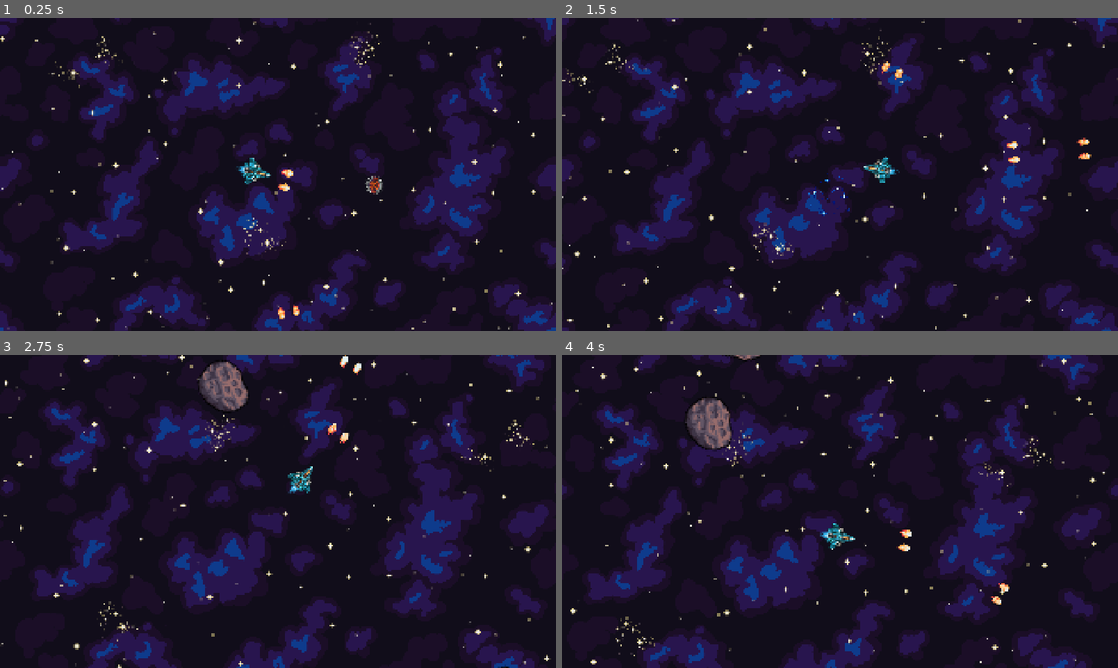
Above: before the commit, frames 1-4 (two rows, left to right).
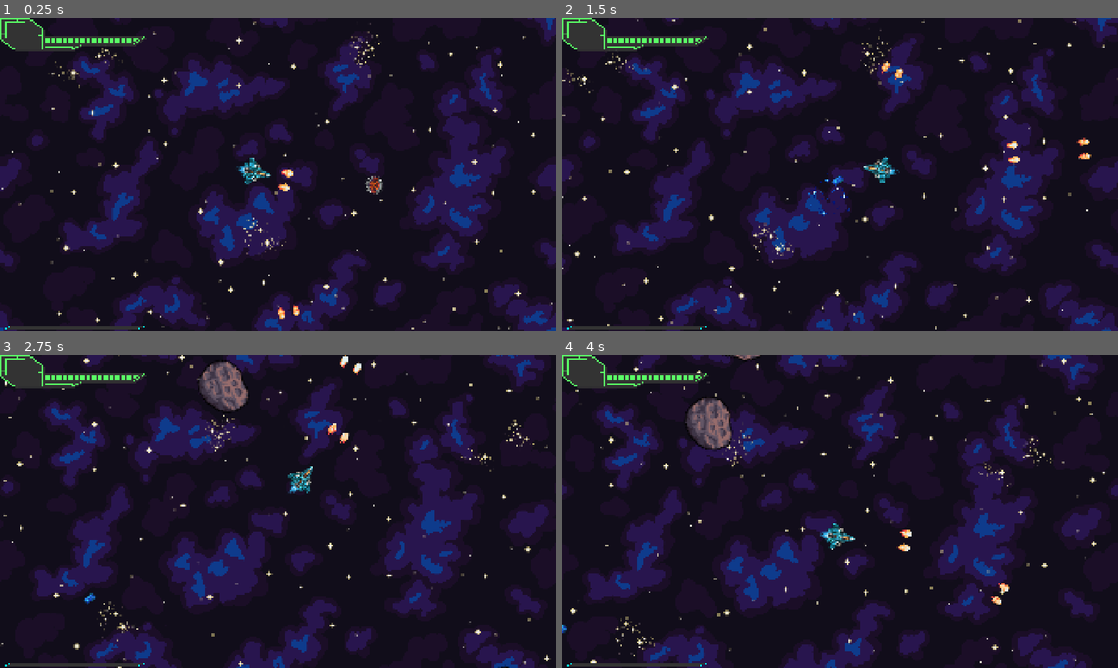
Above: after the commit, the same moments.

Repository: Dantte2/spacesurvivors
Game: Godot game, scene res://scenes/main.tscn
Same seed, same stepped clock (60 frames per second), same inputs: the game is played once before the commit and once after it.
Inputs (mouse positions are in pixels of both pictures, inside the frame that each line leads up to):
- Up to frame 1 (0.25 s): no input
- Up to frame 2 (1.5 s): move the mouse to (962, 158) at 0.52 s; hold W (ui_up) 0.53-1.28 s; move the mouse to (728, 190) at 1.27 s
- Up to frame 3 (2.75 s): move the mouse to (333, 442) at 2.02 s; hold W (ui_up) from 2.03 s (still down)
- Up to frame 4 (4 s): move the mouse to (812, 574) at 2.77 s; move the mouse to (1006, 558) at 3.52 s; release W (ui_up) at 3.53 s

The runs differ from the first frame. In frame 1, 1.7% of the frame differs, in the area x 0-27%, y 0-100%; in frame 2, 1.7%; in frame 3, 1.7%; in frame 4, 1.7%.

Commit message:
xp orb and bar working

Diff:
--- a/scenes/enemy_1.tscn
+++ b/scenes/enemy_1.tscn
@@ -3,6 +3,7 @@
 [ext_resource type="Script" uid="uid://comk6gsbm1x4f" path="res://scripts/enemy_1.gd" id="1_a1412"]
 [ext_resource type="Texture2D" uid="uid://bp8u83edvwrya" path="res://assets/enemies/Enemies/mine_22_01.png" id="1_tcmaw"]
 [ext_resource type="PackedScene" uid="uid://cc2d6xb5qex2m" path="res://scenes/deathexplosion.tscn" id="2_ejytf"]
+[ext_resource type="PackedScene" uid="uid://610plogs2uhx" path="res://scenes/xporb.tscn" id="3_dq62l"]
 
 [sub_resource type="CircleShape2D" id="CircleShape2D_a1412"]
 radius = 16.530275
@@ -12,6 +13,7 @@
 collision_layer = 2
 script = ExtResource("1_a1412")
 death_animation_scene = ExtResource("2_ejytf")
+XP_scene = ExtResource("3_dq62l")
 
 [node name="Sprite2D" type="Sprite2D" parent="." unique_id=54385698]
 texture = ExtResource("1_tcmaw")
--- a/scenes/main.tscn
+++ b/scenes/main.tscn
@@ -7,6 +7,10 @@
 [ext_resource type="Texture2D" uid="uid://b835x28ssk480" path="res://assets/background/Backgrounds/YellowStars1.png" id="4_jyhfs"]
 [ext_resource type="PackedScene" uid="uid://bqf2ywwdvsdoh" path="res://scenes/asteroid.tscn" id="4_tbgi4"]
 [ext_resource type="PackedScene" uid="uid://00cum7wrdd8" path="res://scenes/enemy_1.tscn" id="7_o6xl0"]
+[ext_resource type="Texture2D" uid="uid://cvbk42tthov83" path="res://assets/ui/bluebars/Asset 11.png" id="8_85g3d"]
+[ext_resource type="Texture2D" uid="uid://ciw34ljxkq5fm" path="res://assets/ui/bluebars/Asset 7.png" id="9_choun"]
+[ext_resource type="Texture2D" uid="uid://ieubnqsetw1k" path="res://assets/ui/green hp bar/Asset 6 - Copy.png" id="10_ya4ey"]
+[ext_resource type="Texture2D" uid="uid://btouherj2p47w" path="res://assets/ui/green hp bar/Asset 1 - Copy.png" id="11_eb6dy"]
 
 [node name="Main" type="Node2D" unique_id=693775656]
 
@@ -48,3 +52,22 @@
 
 [node name="enemy1" parent="." unique_id=46539930 instance=ExtResource("7_o6xl0")]
 position = Vector2(1080, 549)
+
+[node name="UI" type="CanvasLayer" parent="." unique_id=1897713532]
+
+[node name="XPbar" type="TextureProgressBar" parent="UI" unique_id=980958970]
+offset_left = 7.0
+offset_top = 1062.0
+offset_right = 506.0
+offset_bottom = 1076.0
+nine_patch_stretch = true
+texture_under = ExtResource("8_85g3d")
+texture_progress = ExtResource("9_choun")
+
+[node name="HPbar" type="TextureProgressBar" parent="UI" unique_id=832149175]
+offset_right = 510.0
+offset_bottom = 115.0
+value = 100.0
+nine_patch_stretch = true
+texture_under = ExtResource("10_ya4ey")
+texture_progress = ExtResource("11_eb6dy")
--- /dev/null
+++ b/scenes/xporb.tscn
@@ -0,0 +1,76 @@
+[gd_scene format=3 uid="uid://610plogs2uhx"]
+
+[ext_resource type="Texture2D" uid="uid://c5sfjvgaqyu6c" path="res://assets/xpgem/Pixel purple gem.png" id="1_hbtkg"]
+[ext_resource type="Script" uid="uid://c2uebpcswmp8f" path="res://scripts/xporb.gd" id="1_we5ml"]
+
+[sub_resource type="CircleShape2D" id="CircleShape2D_we5ml"]
+radius = 13.038404
+
+[sub_resource type="AtlasTexture" id="AtlasTexture_ta0gl"]
+atlas = ExtResource("1_hbtkg")
+region = Rect2(0, 0, 32, 32)
+
+[sub_resource type="AtlasTexture" id="AtlasTexture_5hwvi"]
+atlas = ExtResource("1_hbtkg")
+region = Rect2(32, 0, 32, 32)
+
+[sub_resource type="AtlasTexture" id="AtlasTexture_8nbqk"]
+atlas = ExtResource("1_hbtkg")
+region = Rect2(64, 0, 32, 32)
+
+[sub_resource type="AtlasTexture" id="AtlasTexture_4ug3e"]
+atlas = ExtResource("1_hbtkg")
+region = Rect2(96, 0, 32, 32)
+
+[sub_resource type="AtlasTexture" id="AtlasTexture_x57nm"]
+atlas = ExtResource("1_hbtkg")
+region = Rect2(128, 0, 32, 32)
+
+[sub_resource type="AtlasTexture" id="AtlasTexture_vj308"]
+atlas = ExtResource("1_hbtkg")
+region = Rect2(160, 0, 32, 32)
+
+[sub_resource type="AtlasTexture" id="AtlasTexture_77jpn"]
+atlas = ExtResource("1_hbtkg")
+region = Rect2(192, 0, 32, 32)
+
+[sub_resource type="SpriteFrames" id="SpriteFrames_x5jk5"]
+animations = [{
+"frames": [{
+"duration": 1.0,
+"texture": SubResource("AtlasTexture_ta0gl")
+}, {
+"duration": 1.0,
+"texture": SubResource("AtlasTexture_5hwvi")
+}, {
+"duration": 1.0,
+"texture": SubResource("AtlasTexture_8nbqk")
+}, {
+"duration": 1.0,
+"texture": SubResource("AtlasTexture_4ug3e")
+}, {
+"duration": 1.0,
+"texture": SubResource("AtlasTexture_x57nm")
+}, {
+"duration": 1.0,
+"texture": SubResource("AtlasTexture_vj308")
+}, {
+"duration": 1.0,
+"texture": SubResource("AtlasTexture_77jpn")
+}],
+"loop": true,
+"name": &"default",
+"speed": 10.0
+}]
+
+[node name="xporb" type="Area2D" unique_id=1738946402]
+script = ExtResource("1_we5ml")
+
+[node name="CollisionShape2D" type="CollisionShape2D" parent="." unique_id=565325583]
+shape = SubResource("CircleShape2D_we5ml")
+
+[node name="AnimatedSprite2D" type="AnimatedSprite2D" parent="." unique_id=2100335647]
+modulate = Color(0.18909699, 1, 0.9617899, 1)
+sprite_frames = SubResource("SpriteFrames_x5jk5")
+frame = 2
+frame_progress = 0.15727468
--- a/scripts/enemy_1.gd
+++ b/scripts/enemy_1.gd
@@ -26,57 +26,66 @@
 var player: Node2D = null
 
 # ==============================
-# DEATH ANIMATION SCENE
+# Packed Scenes
 # ==============================
 @export var death_animation_scene: PackedScene
+@export var XP_scene: PackedScene
 
 func _ready() -> void:
-	health = max_health
+    health = max_health
 
-	var players = get_tree().get_nodes_in_group("player")
-	if players.size() > 0:
-		player = players[0]
+    var players = get_tree().get_nodes_in_group("player")
+    if players.size() > 0:
+        player = players[0]
 
 func _physics_process(delta: float) -> void:
-	if is_dying or player == null:
-		return
+    if is_dying or player == null:
+        return
 
-	var dir = (player.global_position - global_position).normalized()
-	velocity += dir * acceleration * delta
-	velocity = velocity.limit_length(max_speed)
-	velocity *= damping
+    var dir = (player.global_position - global_position).normalized()
+    velocity += dir * acceleration * delta
+    velocity = velocity.limit_length(max_speed)
+    velocity *= damping
 
-	if rotate_toward_player:
-		rotation = dir.angle() - PI / 2
+    if rotate_toward_player:
+        rotation = dir.angle() - PI / 2
 
-	move_and_slide()
+    move_and_slide()
 
 # ==============================
 # DAMAGE
 # ==============================
 func take_damage(amount: int = 1) -> void:
-	if is_dying:
-		return
+    if is_dying:
+        return
 
-	health -= amount
-	if health <= 0:
-		die()
+    health -= amount
+    if health <= 0:
+        die()
 
 # ==============================
 # DEATH
 # ==============================
 func die() -> void:
-	if is_dying:
-		return
+    if is_dying:
+        return
 
-	is_dying = true
-	velocity = Vector2.ZERO
+    is_dying = true
+    velocity = Vector2.ZERO
 
-	emit_signal("enemy_died")
+    emit_signal("enemy_died")
 
-	if death_animation_scene:
-		var anim = death_animation_scene.instantiate()
-		anim.global_position = global_position
-		get_tree().get_root().call_deferred("add_child", anim)
+    # Spawn death animation if assigned
+    if death_animation_scene:
+        var anim = death_animation_scene.instantiate()
+        anim.global_position = global_position
+        get_tree().get_root().call_deferred("add_child", anim)
 
-	queue_free()
+    # --- Spawn XP drops ---
+    if XP_scene:  # export PackedScene
+        for i in range(3):  # drop 3 XP
+            var xp = XP_scene.instantiate()
+            xp.global_position = global_position + Vector2(randf_range(-16, 16), randf_range(-16, 16))
+            get_tree().get_root().call_deferred("add_child", xp)
+
+    queue_free()
--- a/scripts/player.gd
+++ b/scripts/player.gd
@@ -3,19 +3,30 @@
 # ==============================
 # MOVEMENT TUNING
 # ==============================
-@export var acceleration: float = 1800.0
-@export var max_speed: float = 900.0
-@export var rotation_speed: float = 10.0
-@export var damping: float = 0.985  # drift
+@export var acceleration := 1800.0
+@export var max_speed := 900.0
+@export var rotation_speed := 10.0
+@export var damping := 0.985 #space drifting
 
 # ==============================
 # SHOOTING
 # ==============================
 @export var bullet_scene: PackedScene
-@export var fire_rate: float = 0.2  # seconds per shot
-@onready var bullet_spawn_1: Node2D = $BulletSpawn1
-@onready var bullet_spawn_2: Node2D = $BulletSpawn2
-var fire_timer: float = 0.0
+@export var fire_rate := 0.2
+@onready var bullet_spawn_1 := $BulletSpawn1
+@onready var bullet_spawn_2 := $BulletSpawn2
+var fire_timer := 0.0
+
+# ==============================
+# XP / LEVEL
+# ==============================
+var xp := 0
+var level := 1
+var xp_to_next_level := 100
+var xp_bar: TextureProgressBar
+
+var target_xp := 0.0
+var xp_lerp_speed := 3.0
 
 # ==============================
 # NODES
@@ -24,55 +35,85 @@
 @onready var exhaust: AnimatedSprite2D = $Exhaust
 
 func _ready() -> void:
-	ship.play("normal")
-	exhaust.play("default")  # always on
+    ship.play("normal")
+    exhaust.play("default")
+
+    var main := get_tree().current_scene
+    xp_bar = main.get_node("UI/XPbar")
+    xp_bar.max_value = xp_to_next_level
+    xp_bar.value = xp
+    target_xp = xp
+
+func _process(delta: float) -> void:
+    # lerp xp bar
+    xp_bar.value = lerp(xp_bar.value, target_xp, xp_lerp_speed * delta)
+
+    # 🔹 Print the current XP bar value for debugging
+    #print("XP Bar Value:", xp_bar.value, " | Target XP:", target_xp)
 
 func _physics_process(delta: float) -> void:
-	_handle_rotation(delta)
-	_handle_movement(delta)
-	_handle_shooting(delta)
-	ship.play("normal")
+    _handle_rotation(delta)
+    _handle_movement(delta)
+    _handle_shooting(delta)
 
 # -----------------------------
 # ROTATION
 # -----------------------------
 func _handle_rotation(delta: float) -> void:
-	var mouse_pos = get_global_mouse_position()
-	var dir_to_mouse = (mouse_pos - global_position).normalized()
-	var target_rot = dir_to_mouse.angle() - PI / 2
-	rotation = lerp_angle(rotation, target_rot, rotation_speed * delta)
+    var dir = (get_global_mouse_position() - global_position).normalized()
+    var target_rot = dir.angle() - PI / 2
+    rotation = lerp_angle(rotation, target_rot, rotation_speed * delta)
 
 # -----------------------------
 # MOVEMENT
 # -----------------------------
 func _handle_movement(delta: float) -> void:
-	if Input.is_action_pressed("ui_up"): # W
-		var forward_dir = -Vector2.UP.rotated(rotation)
-		velocity += forward_dir * acceleration * delta
+    if Input.is_action_pressed("ui_up"):
+        var forward = -Vector2.UP.rotated(rotation)
+        velocity += forward * acceleration * delta
 
-	if velocity.length() > max_speed:
-		velocity = velocity.normalized() * max_speed
+    if velocity.length() > max_speed:
+        velocity = velocity.normalized() * max_speed
 
-	velocity *= damping
-	move_and_slide()
+    velocity *= damping
+    move_and_slide()
 
 # -----------------------------
-# AUTO-SHOOT
+# SHOOTING
 # -----------------------------
 func _handle_shooting(delta: float) -> void:
-	if bullet_scene == null:
-		return
+    if bullet_scene == null:
+        return
 
-	fire_timer -= delta
-	if fire_timer <= 0.0:
-		_shoot_bullet(bullet_spawn_1)
-		_shoot_bullet(bullet_spawn_2)
-		fire_timer = fire_rate
+    fire_timer -= delta
+    if fire_timer <= 0.0:
+        _shoot(bullet_spawn_1)
+        _shoot(bullet_spawn_2)
+        fire_timer = fire_rate
 
-func _shoot_bullet(spawn: Node2D) -> void:
-	var bullet = bullet_scene.instantiate()
-	# Move bullet slightly in front of spawn so it's not inside the player
-	var forward_dir = -Vector2.UP.rotated(rotation)
-	bullet.global_position = spawn.global_position + forward_dir * 32
-	bullet.direction = forward_dir
-	get_tree().current_scene.add_child(bullet)
+func _shoot(spawn: Node2D) -> void:
+    var bullet = bullet_scene.instantiate()
+    var dir = -Vector2.UP.rotated(rotation)
+    bullet.global_position = spawn.global_position + dir * 32
+    bullet.direction = dir
+    get_tree().current_scene.add_child(bullet)
+
+# ==============================
+# XP
+# ==============================
+func add_xp(amount: int) -> void:
+    xp += amount
+
+    # Handle multiple level-ups
+    while xp >= xp_to_next_level:
+        xp -= xp_to_next_level
+        level += 1
+        print("LEVEL UP:", level)
+        xp_to_next_level = int(xp_to_next_level * 1.25)
+        # Reset XP bar smoothly for new level
+        target_xp = 0
+        xp_bar.max_value = xp_to_next_level
+
+    # Set target XP for smooth fill
+    target_xp = xp
+    xp_bar.max_value = xp_to_next_level
--- /dev/null
+++ b/scripts/xporb.gd
@@ -0,0 +1,36 @@
+extends Area2D
+
+@export var value: int = 33          # how much XP this gives
+@export var attract_speed: float = 300.0   # speed when being sucked to player
+
+var player: Node2D = null
+var is_collected: bool = false
+
+func _ready():
+    # Find the player
+    var players = get_tree().get_nodes_in_group("player")
+    if players.size() > 0:
+        player = players[0]
+
+func _physics_process(delta: float) -> void:
+    if is_collected or player == null:
+        return
+
+    # Check distance to player for collection
+    var dist = global_position.distance_to(player.global_position)
+    if dist < 32:  # collect radius
+        _collect()
+        return
+
+    # Pull XP toward player
+    if dist < 150:  # attraction radius
+        var dir = (player.global_position - global_position).normalized()
+        global_position += dir * attract_speed * delta
+
+func _collect():
+    if is_collected:
+        return
+    is_collected = true
+    # TODO: increment player's XP
+    player.call("add_xp", value)
+    queue_free()
Binary file added: assets/xpgem/Pixel purple gem.png
Not shown, added: assets/xpgem/Pixel purple gem.png.import
Not shown, added: scripts/xporb.gd.uid
